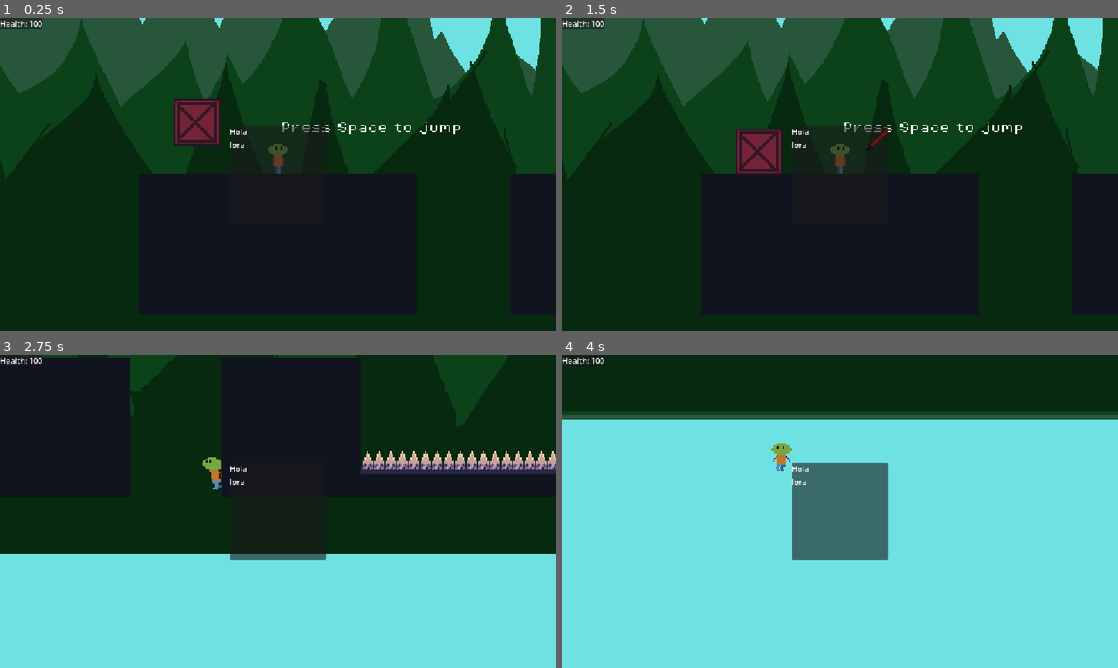
Above: before the commit, frames 1-4 (two rows, left to right).
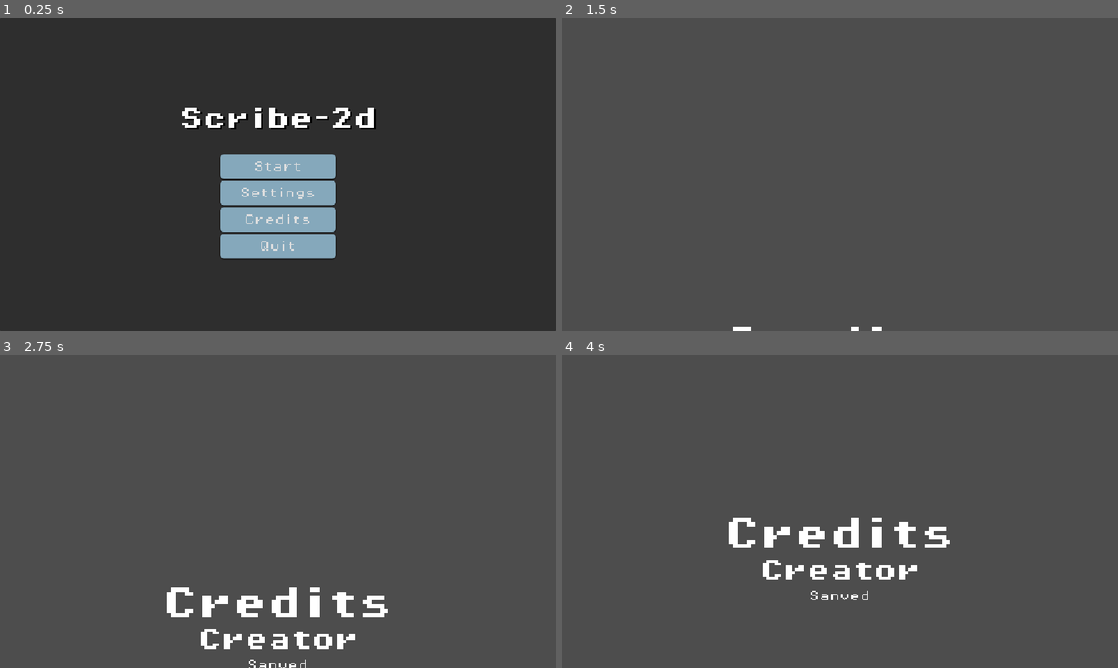
Above: after the commit, the same moments.

Repository: Sanved001/scribe-2d
Game: Godot game, scene res://scenes/boot.tscn
Same seed, same stepped clock (60 frames per second), same inputs: the game is played once before the commit and once after it.
Inputs (mouse positions are in pixels of both pictures, inside the frame that each line leads up to):
- Up to frame 1 (0.25 s): no input
- Up to frame 2 (1.5 s): click (840, 193) at 0.5 s, where only the run after the commit has a clickable "Settings"; click (840, 218) at 1.25 s, where only the run after the commit has a clickable "Credits"
- Up to frame 3 (2.75 s): tap Space (jump) at 2, 2.27 s; move the mouse to (400, 495) at 2.02 s; hold D (right) from 2.03 s (still down); hold Shift (dash) from 2.03 s (still down)
- Up to frame 4 (4 s): tap Space (jump) at 2.75, 3.02, 3.5 s; move the mouse to (728, 527) at 2.77 s; release Shift (dash) at 2.78 s; click (728, 527) at 2.85 s; tap Shift (dash) at 3.05 s; move the mouse to (895, 442) at 3.52 s; release D (right) at 3.53 s; hold A (left) from 3.53 s (still down); hold Shift (dash) from 3.53 s (still down)

The runs differ from the first frame. In frame 1, 99% of the frame differs, in the area x 0-100%, y 0-100%; in frame 2, 100%; in frame 3, 100%; in frame 4, 100%.

Commit message:
Added the main menu and Credits | the settings Button dosen't work yet

Diff:
--- a/project.godot
+++ b/project.godot
@@ -65,6 +65,11 @@
 "events": [Object(InputEventKey,"resource_local_to_scene":false,"resource_name":"","device":-1,"window_id":0,"alt_press …(192 unchanged characters)…
 ]
 }
+escape={
+"deadzone": 0.2,
+"events": [Object(InputEventKey,"resource_local_to_scene":false,"resource_name":"","device":-1,"window_id":0,"alt_pressed":false,"shift_pressed":false,"ctrl_pressed":false,"meta_pressed":false,"pressed":false,"keycode":0,"physical_keycode":4194305,"key_label":0,"unicode":0,"location":0,"echo":false,"script":null)
+]
+}
 
 [physics]
 
--- /dev/null
+++ b/scenes/GUI/main_menu.gd
@@ -0,0 +1,51 @@
+extends CanvasLayer
+@onready var main_panel: Panel = $"Main Panel"
+@onready var credits_node: Control= $"Credits Node"
+
+var credit_scroll_speed:int = 60
+var are_credits_playing:bool = false
+var can_play_credits:bool = false
+
+# Called when the node enters the scene tree for the first time.
+func _ready() -> void:
+	pass # Replace with function body.
+
+
+# Called every frame. 'delta' is the elapsed time since the previous frame.
+func _process(delta: float) -> void:
+
+
+
+	if can_play_credits:
+		credit_scroll_speed = 60
+		if Input.is_action_pressed("dash"):
+			credit_scroll_speed = 180
+		if Input.is_action_just_pressed("escape"):
+			main_panel.visible = true
+			credits_node.position.y = 650
+			can_play_credits = false
+
+
+	if can_play_credits:
+		play_credits(delta)
+
+
+func play_credits(delta:float):
+	main_panel.visible = false
+	credits_node.position.y -= credit_scroll_speed * delta
+
+
+func _on_start_pressed() -> void:
+	get_tree().change_scene_to_file("res://scenes/game.tscn")
+
+
+func _on_settings_pressed() -> void:
+	pass # Replace with function body.
+
+
+func _on_credits_pressed() -> void:
+	can_play_credits = true
+
+
+func _on_quit_pressed() -> void:
+	get_tree().quit()
--- a/scenes/GUI/main_menu.tscn
+++ b/scenes/GUI/main_menu.tscn
@@ -1,29 +1,177 @@
 [gd_scene format=3 uid="uid://dmjg6l388qkvn"]
 
-[node name="Main Menu" type="CanvasLayer" unique_id=1477620384]
+[ext_resource type="Script" uid="uid://bnh0361gjilst" path="res://scenes/GUI/main_menu.gd" id="1_kebck"]
+[ext_resource type="FontFile" uid="uid://k3py6toifjo3" path="res://assets/fonts/pixeloperator/PixelOperator8.ttf" id="1_tbt31"]
+[ext_resource type="FontFile" uid="uid://c51meqwxnuvsx" path="res://assets/fonts/pixeloperator/PixelOperator8-Bold.ttf" id="2_b4h60"]
 
-[node name="ItemList" type="ItemList" parent="." unique_id=785538148]
-custom_minimum_size = Vector2(200, 200)
+[sub_resource type="StyleBoxFlat" id="StyleBoxFlat_tbt31"]
+bg_color = Color(0.51997817, 0.65703225, 0.7337283, 1)
+corner_radius_top_left = 8
+corner_radius_top_right = 8
+corner_radius_bottom_right = 8
+corner_radius_bottom_left = 8
+shadow_size = 2
+shadow_offset = Vector2(0, 1.13)
+
+[sub_resource type="StyleBoxFlat" id="StyleBoxFlat_b4h60"]
+bg_color = Color(0.20443887, 0.55735093, 0.8303699, 1)
+corner_radius_top_left = 8
+corner_radius_top_right = 8
+corner_radius_bottom_right = 8
+corner_radius_bottom_left = 8
+shadow_size = 2
+shadow_offset = Vector2(0, 1.13)
+
+[sub_resource type="StyleBoxFlat" id="StyleBoxFlat_kebck"]
+bg_color = Color(0.413993, 0.6238486, 0.80835354, 1)
+corner_radius_top_left = 8
+corner_radius_top_right = 8
+corner_radius_bottom_right = 8
+corner_radius_bottom_left = 8
+shadow_size = 2
+shadow_offset = Vector2(0, 1.13)
+
+[sub_resource type="StyleBoxEmpty" id="StyleBoxEmpty_b4h60"]
+
+[node name="Main Menu" type="CanvasLayer" unique_id=1345328181]
+script = ExtResource("1_kebck")
+
+[node name="Credits Node" type="Control" parent="." unique_id=1939554556]
+layout_mode = 3
+anchors_preset = 15
+anchor_right = 1.0
+anchor_bottom = 1.0
+offset_top = 650.0
+offset_bottom = 650.0
+grow_horizontal = 2
+grow_vertical = 2
+offset_transform_enabled = true
+
+[node name="VBoxContainer2" type="VBoxContainer" parent="Credits Node" unique_id=2014032189]
+layout_mode = 1
+anchors_preset = 13
+anchor_left = 0.5
+anchor_right = 0.5
+anchor_bottom = 1.0
+offset_left = -27.5
+offset_right = 27.5
+grow_horizontal = 2
+grow_vertical = 2
+theme_override_constants/separation = 15
+
+[node name="Credits" type="Label" parent="Credits Node/VBoxContainer2" unique_id=609988425]
+layout_mode = 2
+theme_override_fonts/font = ExtResource("2_b4h60")
+theme_override_font_sizes/font_size = 72
+text = "Credits"
+horizontal_alignment = 1
+vertical_alignment = 1
+
+[node name="Creator" type="Label" parent="Credits Node/VBoxContainer2" unique_id=503153248]
+layout_mode = 2
+theme_override_fonts/font = ExtResource("2_b4h60")
+theme_override_font_sizes/font_size = 48
+text = "Creator"
+horizontal_alignment = 1
+vertical_alignment = 1
+
+[node name="sanved" type="Label" parent="Credits Node/VBoxContainer2" unique_id=881268461]
+layout_mode = 2
+theme_override_fonts/font = ExtResource("1_tbt31")
+theme_override_font_sizes/font_size = 24
+text = "Sanved"
+horizontal_alignment = 1
+vertical_alignment = 1
+
+[node name="Main Panel" type="Panel" parent="." unique_id=1733393625]
+anchors_preset = 15
+anchor_right = 1.0
+anchor_bottom = 1.0
+grow_horizontal = 2
+grow_vertical = 2
+
+[node name="Title" type="Label" parent="Main Panel" unique_id=305275218]
+custom_minimum_size = Vector2(400, 200)
+layout_mode = 1
 anchors_preset = 8
 anchor_left = 0.5
 anchor_top = 0.5
 anchor_right = 0.5
 anchor_bottom = 0.5
-offset_left = -100.0
-offset_right = 100.0
+offset_left = -204.0
+offset_top = -214.0
+offset_right = 204.0
+offset_bottom = -14.0
+grow_horizontal = 2
+grow_vertical = 2
+theme_override_colors/font_shadow_color = Color(0, 0, 0, 1)
+theme_override_constants/shadow_offset_x = 4
+theme_override_constants/shadow_offset_y = 2
+theme_override_fonts/font = ExtResource("2_b4h60")
+theme_override_font_sizes/font_size = 48
+text = "Scribe-2d"
+horizontal_alignment = 1
+vertical_alignment = 1
+
+[node name="VBoxContainer" type="VBoxContainer" parent="Main Panel" unique_id=82557951]
+layout_mode = 1
+anchors_preset = 8
+anchor_left = 0.5
+anchor_top = 0.5
+anchor_right = 0.5
+anchor_bottom = 0.5
+offset_left = -120.0
+offset_top = -42.0
+offset_right = 120.0
+offset_bottom = 174.0
 grow_horizontal = 2
 grow_vertical = 2
 
-[node name="VBoxContainer" type="VBoxContainer" parent="ItemList" unique_id=1147394958]
-layout_mode = 0
-offset_right = 40.0
-offset_bottom = 40.0
+[node name="Start" type="Button" parent="Main Panel/VBoxContainer" unique_id=1555886294]
+layout_mode = 2
+size_flags_vertical = 3
+theme_override_fonts/font = ExtResource("1_tbt31")
+theme_override_font_sizes/font_size = 24
+theme_override_styles/normal = SubResource("StyleBoxFlat_tbt31")
+theme_override_styles/pressed = SubResource("StyleBoxFlat_b4h60")
+theme_override_styles/hover = SubResource("StyleBoxFlat_kebck")
+theme_override_styles/focus = SubResource("StyleBoxEmpty_b4h60")
+text = "Start"
 
-[node name="Label" type="Label" parent="ItemList/VBoxContainer" unique_id=1582934871]
+[node name="Settings" type="Button" parent="Main Panel/VBoxContainer" unique_id=820684972]
 layout_mode = 2
-text = "Hola"
+size_flags_vertical = 3
+theme_override_fonts/font = ExtResource("1_tbt31")
+theme_override_font_sizes/font_size = 24
+theme_override_styles/normal = SubResource("StyleBoxFlat_tbt31")
+theme_override_styles/pressed = SubResource("StyleBoxFlat_b4h60")
+theme_override_styles/hover = SubResource("StyleBoxFlat_kebck")
+theme_override_styles/focus = SubResource("StyleBoxEmpty_b4h60")
+text = "Settings"
 
-[node name="Label2" type="Label" parent="ItemList/VBoxContainer" unique_id=1603107406]
+[node name="Credits" type="Button" parent="Main Panel/VBoxContainer" unique_id=1918670996]
 layout_mode = 2
-text = "lora
-"
+size_flags_vertical = 3
+theme_override_fonts/font = ExtResource("1_tbt31")
+theme_override_font_sizes/font_size = 24
+theme_override_styles/normal = SubResource("StyleBoxFlat_tbt31")
+theme_override_styles/pressed = SubResource("StyleBoxFlat_b4h60")
+theme_override_styles/hover = SubResource("StyleBoxFlat_kebck")
+theme_override_styles/focus = SubResource("StyleBoxEmpty_b4h60")
+text = "Credits"
+
+[node name="Quit" type="Button" parent="Main Panel/VBoxContainer" unique_id=968647510]
+layout_mode = 2
+size_flags_vertical = 3
+theme_override_fonts/font = ExtResource("1_tbt31")
+theme_override_font_sizes/font_size = 24
+theme_override_styles/normal = SubResource("StyleBoxFlat_tbt31")
+theme_override_styles/pressed = SubResource("StyleBoxFlat_b4h60")
+theme_override_styles/hover = SubResource("StyleBoxFlat_kebck")
+theme_override_styles/focus = SubResource("StyleBoxEmpty_b4h60")
+text = "Quit"
+
+[connection signal="pressed" from="Main Panel/VBoxContainer/Start" to="." method="_on_start_pressed"]
+[connection signal="pressed" from="Main Panel/VBoxContainer/Settings" to="." method="_on_settings_pressed"]
+[connection signal="pressed" from="Main Panel/VBoxContainer/Credits" to="." method="_on_credits_pressed"]
+[connection signal="pressed" from="Main Panel/VBoxContainer/Quit" to="." method="_on_quit_pressed"]
--- a/scenes/game.tscn
+++ b/scenes/game.tscn
@@ -1,7 +1,6 @@
 [gd_scene format=3 uid="uid://bitqf5m6b6pg4"]
 
 [ext_resource type="Script" uid="uid://dp4qb8dj4rcuo" path="res://scripts/game.gd" id="1_lnu2h"]
-[ext_resource type="PackedScene" uid="uid://dmjg6l388qkvn" path="res://scenes/GUI/main_menu.tscn" id="4_iywne"]
 [ext_resource type="PackedScene" uid="uid://c3gf6s06y5o6k" path="res://scenes/DialogueManager/dialog_manager.tscn" id="4_lbhrr"]
 [ext_resource type="PackedScene" uid="uid://dpi0ycbu741x0" path="res://scenes/game_ui.tscn" id="5_iywne"]
 
@@ -14,5 +13,3 @@
 [node name="DialogManager" parent="." unique_id=318412711 instance=ExtResource("4_lbhrr")]
 
 [node name="Game_UI" parent="." unique_id=1250416770 instance=ExtResource("5_iywne")]
-
-[node name="Main Menu" parent="." unique_id=1477620384 instance=ExtResource("4_iywne")]
--- a/scripts/boot.gd
+++ b/scripts/boot.gd
@@ -13,7 +13,7 @@
 func _ready() -> void:
 	#Load_Update_pck()
 
-	get_tree().change_scene_to_file("res://scenes/game.tscn")
+	get_tree().change_scene_to_file("res://scenes/GUI/main_menu.tscn")
 
 
 # Called every frame. 'delta' is the elapsed time since the previous frame.
Not shown, changed: Scribe-2d-updates.txt
Not shown, added: scenes/GUI/main_menu.gd.uid
Not shown, changed: TODO.md
